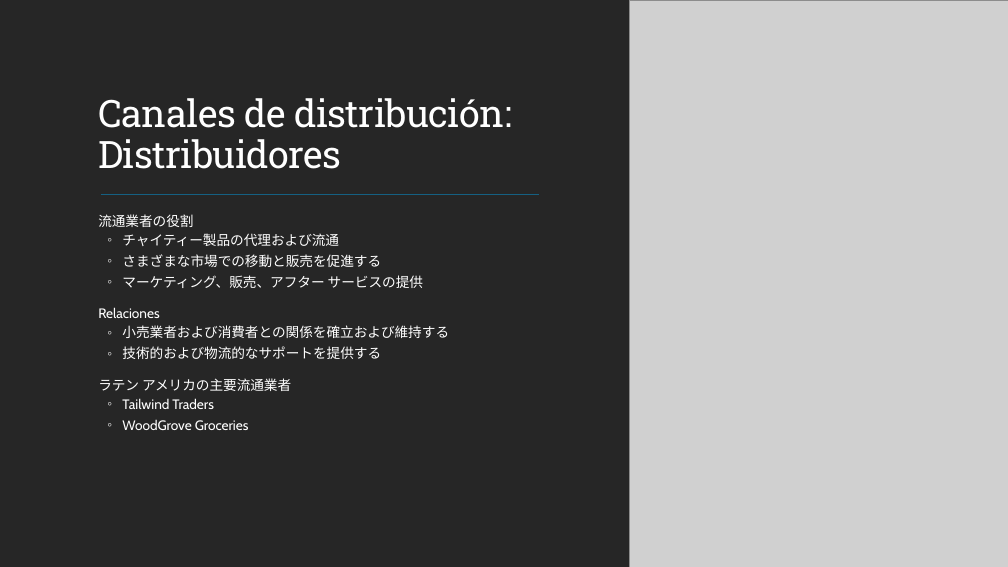
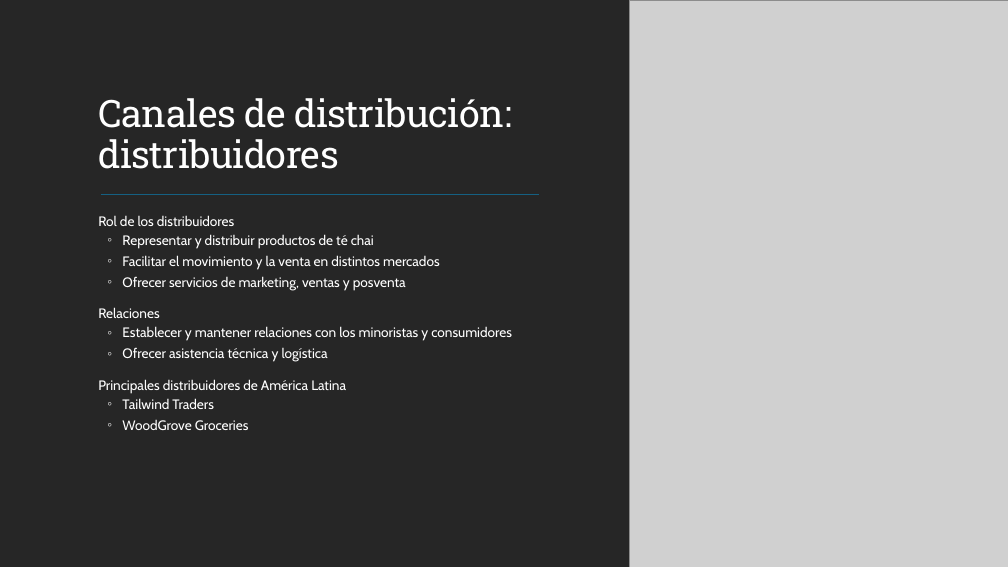
Before and after one commit to MicrosoftLearning/MS-4004-Empower-workforce-copilot-use-cases.es-es, a slide deck: slide 10 of ResourceFiles/Mystic Spice Premium Chai Market Analysis Presentation.pptx. Drawn at 1008x567 pixels with LibreOffice and Linux fonts; fonts in the diff are those of the drawing; grey boxes stand for pictures. Boxes give left, top, right and bottom in pixels: in the first picture for what was removed or moved away, otherwise in the second. Text is boxed around its words. In the diff, an @@ line names an element or a change of style, - is before the commit and + after.

```diff
--- a/ResourceFiles/Mystic Spice Premium Chai Market Analysis Presentation.pptx
+++ b/ResourceFiles/Mystic Spice Premium Chai Market Analysis Presentation.pptx
@@ title at (98,98,512,169): text changed @@
-Canales de distribución: Distribuidores
+Canales de distribución: distribuidores
@@ text at (98,215,440,291): text changed @@
-  流通業者の役割
-  ◦ チャイティー製品の代理および流通
-  ◦ さまざまな市場での移動と販売を促進する
-  ◦ マーケティング、販売、アフター サービスの提供
+  Rol de los distribuidores
+  ◦ Representar y distribuir productos de té chai
+  ◦ Facilitar el movimiento y la venta en distintos mercados
+  ◦ Ofrecer servicios de marketing, ventas y posventa
@@ text at (98,326,512,394): text changed @@
-  ◦ 小売業者および消費者との関係を確立および維持する
-  ◦ 技術的および物流的なサポートを提供する
-  ラテン アメリカの主要流通業者
+  ◦ Establecer y mantener relaciones con los minoristas y consumidores
+  ◦ Ofrecer asistencia técnica y logística
+  Principales distribuidores de América Latina
```
Also in this commit, not shown: 13 other slides changed, 32 other files.
